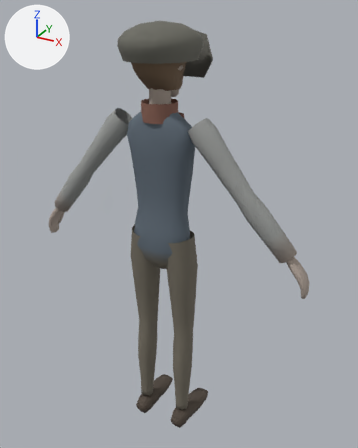
What one commit did to the glTF model assets/models/characters/spook.glb.
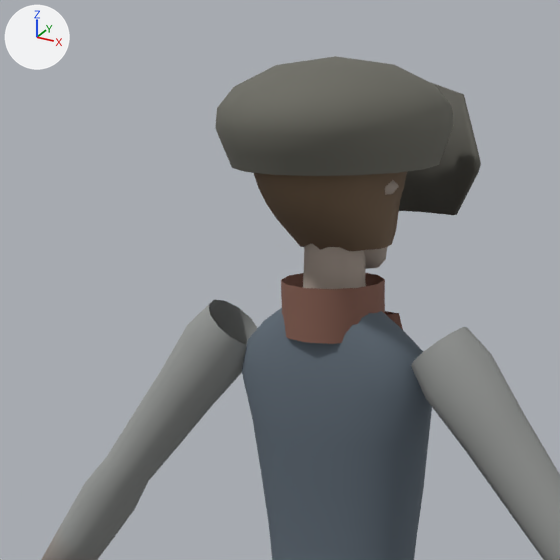
There are two pictures of each version: one whole from a 50 mm lens placed at (0.96, -1.607, 1.834), pointed at (0.023, 0.097, 0.982), one close up on the part from 11% to 67% of the width and 0% to 45% of the height. Arrows for +X, +Y and +Z are at upper left; the lights stay in place. The first two pictures are the older version. Vertices at exactly the same position are counted once.

In view in the first close-up: 'Spook'.
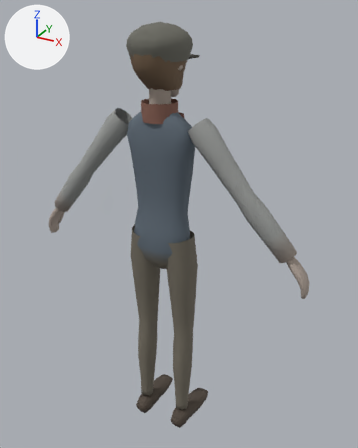
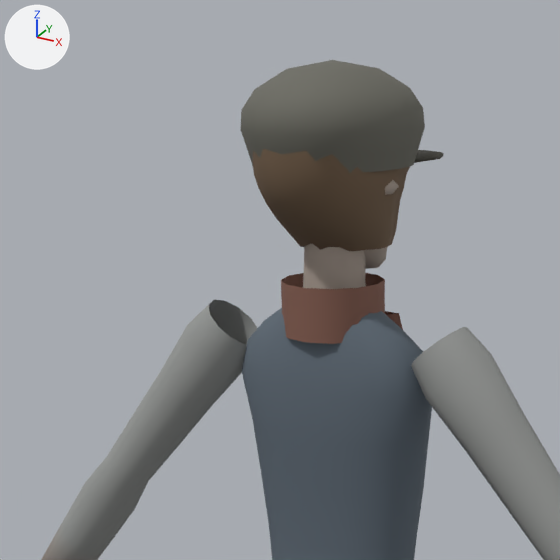
Boxes (x1, y1, x2, y2) around the edits, measured in the close-ups (560 x 560 px; the box of a moved part takes in the faces that stretch with it):
'Spook', reshaped: before (41, 56, 560, 560); after (41, 60, 560, 560)
part 1 of me_spook, moved or reshaped: before (215, 56, 481, 215); after (241, 60, 444, 173)

The edits, one by one:
me_spook is used by ob_spook; location (0.0, 0.0, 0.0).
me_spook had 2335 vertices, 4328 faces and spanned x -0.62..0.62, y -0.16..0.25, z 0.0..1.79.
me_spook now has 2361 vertices, 4380 faces and spans x -0.62..0.62, y -0.13..0.21, z 0.0..1.78.
Part 1, on me_spook:
32 vertices are removed from x -0.13..0.13, y 0.16..0.25, z 1.57..1.75.
69 faces are deleted.
4 vertices in x 0.12..0.14, y -0.05..0.0, z 1.66..1.73 move by (-0.03, 0.0, 0.0).
4 vertices in x -0.14..-0.12, y -0.05..0.0, z 1.66..1.73 move by (0.03, 0.0, 0.0).
4 vertices in x -0.1..-0.09, y -0.11..-0.1, z 1.66..1.75 move by (0.02, 0.02, 0.0).
4 vertices in x 0.09..0.1, y -0.11..-0.1, z 1.66..1.75 move by (-0.02, 0.02, 0.0).
3 vertices in x 0.12..0.13, y 0.06..0.07, z 1.66..1.73 move by (-0.03, -0.02, 0.0).
3 vertices in x 0.05, y 0.14..0.15, z 1.66..1.75 move by (-0.01, -0.04, 0.0).
72 vertices move from x -0.15..0.15, y -0.16..0.17, z 1.66..1.79 to x -0.11..0.11, y -0.13..0.13, z 1.66..1.78.
58 vertices are added at x -0.1..0.1, y 0.08..0.16, z 1.65..1.67.
121 new faces join them.
